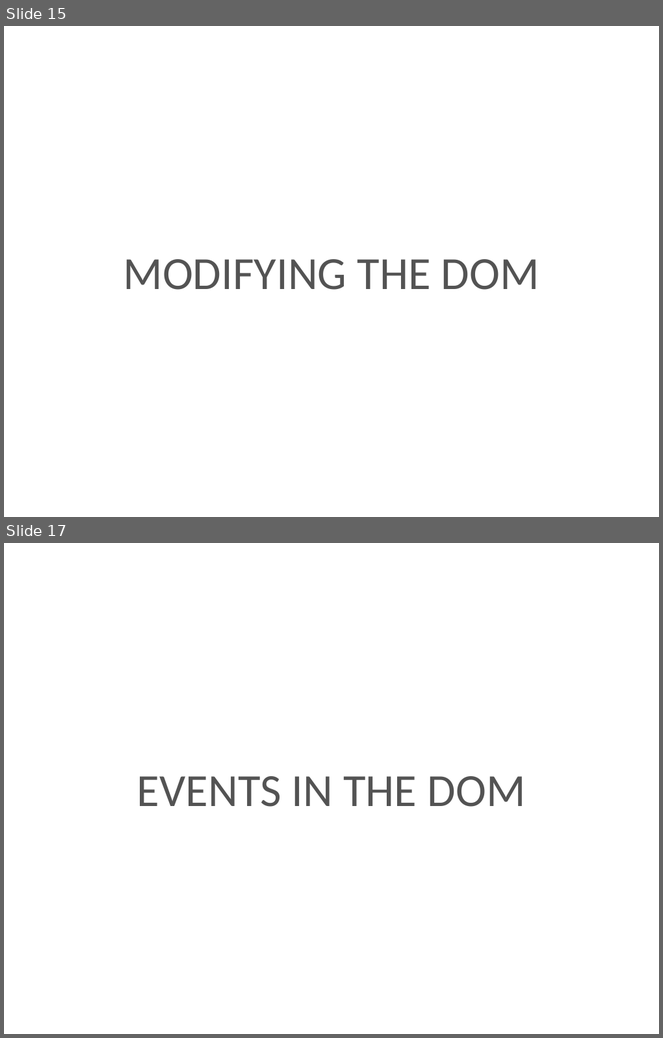
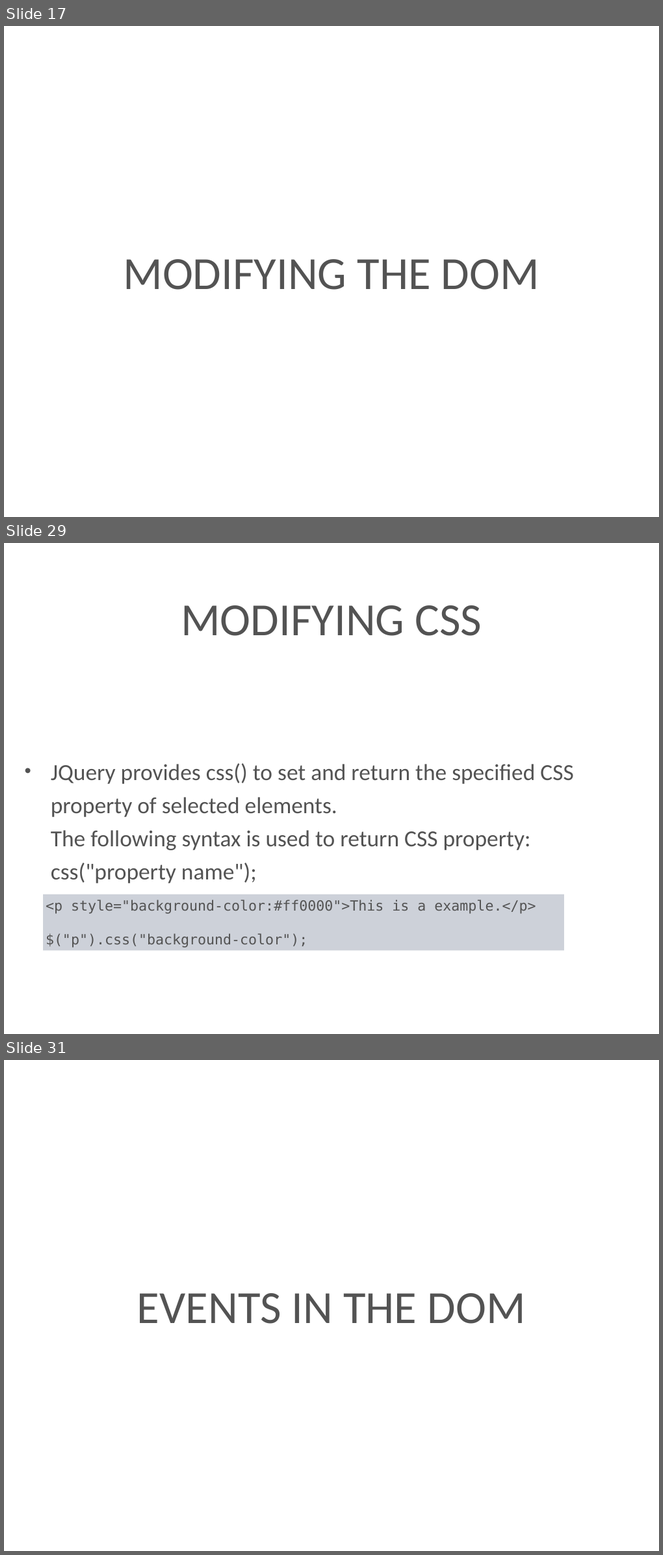
Before and after one commit to kenton-steiner18/Techtasks, a slide deck: presentation/jQuery.pptx. Shown one above the other, each under a label of ours: slides 15 and 17 before the commit, slides 17, 29 and 31 after it; the slides between them are not shown. The pictures are 663x1038 and 663x1555 pixels, drawn with LibreOffice and Linux fonts; fonts in the diff are those of the drawing; background and template pictures are left out. Boxes give left, top, right and bottom in pixels: in the first picture for what was removed or moved away, otherwise in the second. Text is boxed around its words. In the diff, an @@ line names an element or a change of style, - is before the commit and + after.

Commit message:
Add files via upload
Add the part of modify DOM and the introduction of JQuery

```diff
--- a/presentation/jQuery.pptx
+++ b/presentation/jQuery.pptx
@@ slide 29 added at <box>4,543,659,1034</box>, background picture (left out) @@
@@ title added at <box>181,605,482,636</box>, 72 pt, text #535353 @@
+MODIFYING CSS
@@ text added at <box>51,763,573,884</box>, 36 pt, text #535353 @@
+• JQuery provides css() to set and return the specified CSS property of selected elements.
+  The following syntax is used to return CSS property: css("property name");
@@ rectangle added at <box>43,895,564,951</box>, fill #9DA5B4 at 50% opacity, 22 pt, text #535353 @@
+<p style="background-color:#ff0000">This is a example.</p>
+$("p").css("background-color");
@@ what was slide 15 is now slide 17 @@
@@ what was slide 17 is now slide 31 @@
```
Also in this commit, not shown: 2 slides changed, 14 other slides added, 1 slide removed.
